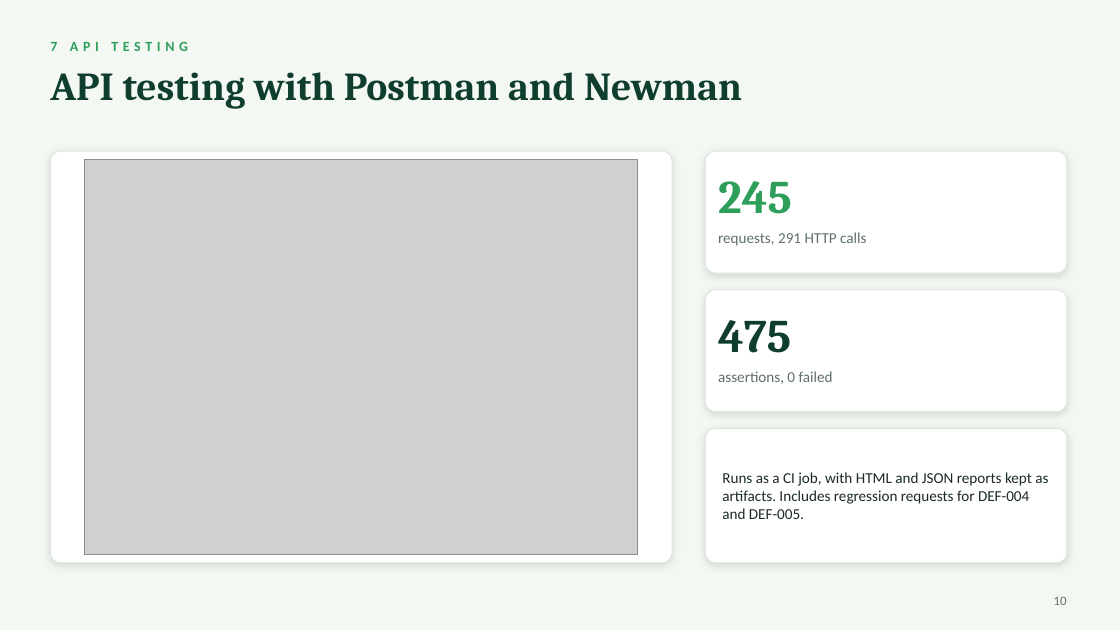
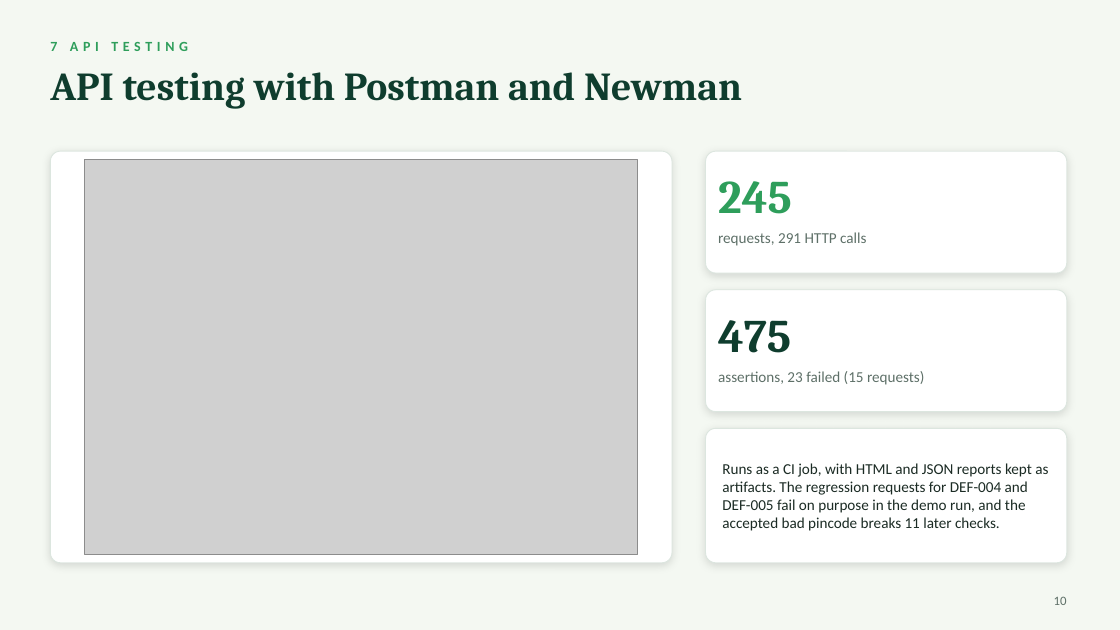
Before and after one commit to praarn/FreshCart-Software-Testing-Portfolio-7thSem, a slide deck: slide 10 of 12-final-test-report/FreshCart_Testing_Portfolio.pptx. Drawn at 1120x630 pixels with LibreOffice and Linux fonts; fonts in the diff are those of the drawing; grey boxes stand for pictures. Boxes give left, top, right and bottom in pixels: in the first picture for what was removed or moved away, otherwise in the second. Text is boxed around its words. In the diff, an @@ line names an element or a change of style, - is before the commit and + after.

Commit message:
docs: record the failing demo run in the reports, PDF, slides and evidence
Update the test summary report (md and PDF), execution log, metrics, conclusion, READMEs and the
15-slide deck to 127/136 unit and 23 failed Newman assertions with 2 open defects. Regenerate the
affected screenshots and charts, and make the consistency and evidence tools accept the open defects.

```diff
--- a/12-final-test-report/FreshCart_Testing_Portfolio.pptx
+++ b/12-final-test-report/FreshCart_Testing_Portfolio.pptx
@@ text at (718, 371, 924, 385): text changed @@
-assertions, 0 failed
+assertions, 23 failed (15 requests)
@@ text at (722, 463, 1048, 531): text changed @@
-Runs as a CI job, with HTML and JSON reports kept as artifacts. Includes regression requests for DEF-004 and DEF-005.
+Runs as a CI job, with HTML and JSON reports kept as artifacts. The regression requests for DEF-004 and DEF-005 fail on purpose in the demo run, and the accepted bad pincode breaks 11 later checks.
```
Also in this commit, not shown: 3 other slides changed, 24 other files.
